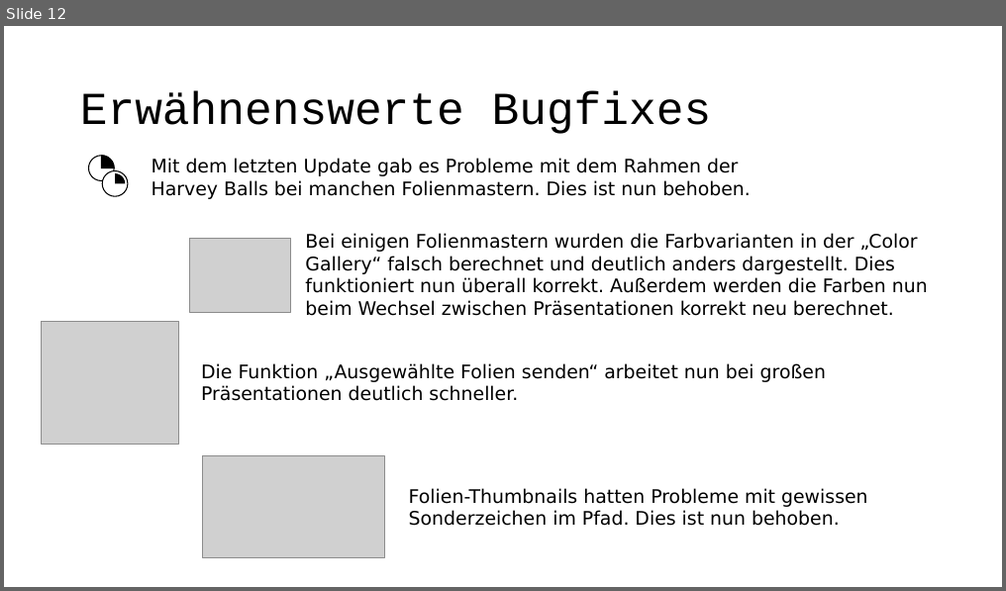
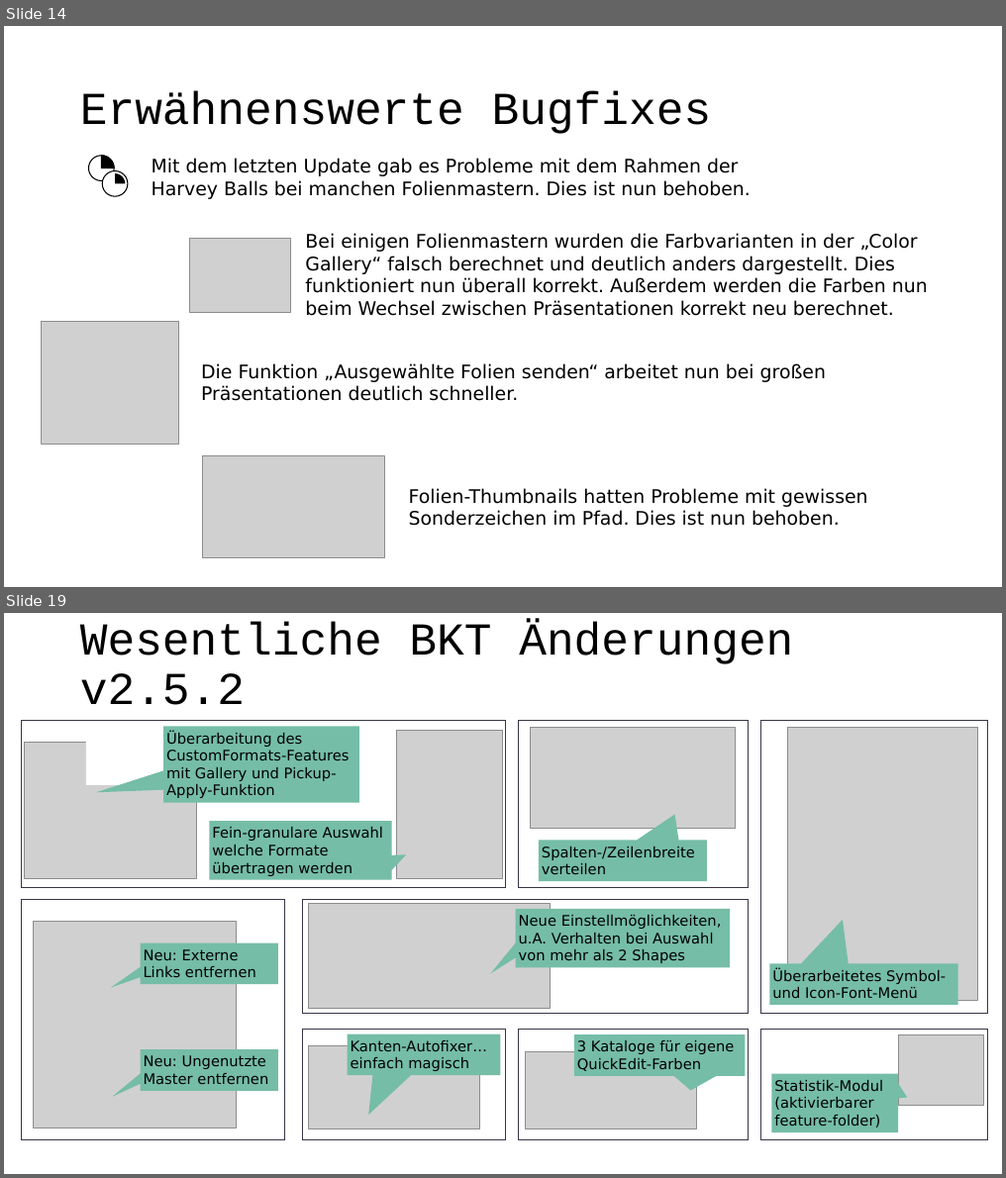
Before and after one commit to pyro-team/bkt-toolbox, a slide deck: documentation/Changelog.pptx. Shown one above the other, each under a label of ours: slide 12 before the commit, slides 14 and 19 after it; the slides between them are not shown. The pictures are 1006x591 and 1006x1178 pixels, drawn with LibreOffice and Linux fonts; fonts in the diff are those of the drawing; grey boxes stand for pictures. Boxes give left, top, right and bottom in pixels: in the first picture for what was removed or moved away, otherwise in the second. Text is boxed around its words. In the diff, an @@ line names an element or a change of style, - is before the commit and + after.

```diff
--- a/documentation/Changelog.pptx
+++ b/documentation/Changelog.pptx
@@ slide 19 added at (4,613,1002,1174), background #FFFFFF @@
@@ title added at (80,622,793,705), 44 pt, text #000000 @@
+Wesentliche BKT Änderungen v2.5.2
@@ rectangle added at (21,721,505,888), fill #FFFFFF, outline #373545 0.75 pt @@
@@ speech box added at (163,726,358,802), fill #75BDA7, 14 pt, text #000000 @@
+Überarbeitung des CustomFormats-Features mit Gallery und Pickup-Apply-Funktion
@@ picture added at (397,731,502,879) @@
@@ rectangle added at (519,721,748,888), fill #FFFFFF, outline #373545 0.75 pt @@
@@ picture added at (531,727,736,828) @@
@@ rectangle added at (761,721,987,1014), fill #FFFFFF, outline #373545 0.75 pt @@
@@ picture added at (788,728,978,1001) @@
@@ picture added at (25,742,197,878) @@
@@ rectangle added at (86,738,198,785), fill #FFFFFF @@
@@ speech box added at (209,821,392,880), fill #75BDA7, 14 pt, text #000000 @@
+Fein-granulare Auswahl welche Formate übertragen werden
@@ speech box added at (539,841,707,881), fill #75BDA7, 14 pt, text #000000 @@
+Spalten-/Zeilenbreite verteilen
@@ rectangle added at (21,900,285,1140), fill #FFFFFF, outline #373545 0.75 pt @@
@@ rectangle added at (303,900,747,1014), fill #FFFFFF, outline #373545 0.75 pt @@
@@ picture added at (309,903,549,1008) @@
@@ speech box added at (515,909,730,967), fill #75BDA7, 14 pt, text #000000 @@
+Neue Einstellmöglichkeiten, u.A. Verhalten bei Auswahl von mehr als 2 Shapes
@@ picture added at (33,922,236,1129) @@
@@ speech box added at (141,943,278,984), fill #75BDA7, 14 pt, text #000000 @@
+Neu: Externe Links entfernen
@@ speech box added at (770,964,958,1005), fill #75BDA7, 14 pt, text #000000 @@
+Überarbeitetes Symbol- und Icon-Font-Menü
@@ speech box added at (141,1051,278,1091), fill #75BDA7, 14 pt, text #000000 @@
+Neu: Ungenutzte Master entfernen
@@ rectangle added at (303,1029,506,1140), fill #FFFFFF, outline #373545 0.75 pt @@
@@ picture added at (309,1047,480,1130) @@
@@ speech box added at (347,1035,500,1075), fill #75BDA7, 14 pt, text #000000 @@
+Kanten-Autofixer… einfach magisch
@@ rectangle added at (519,1029,748,1140), fill #FFFFFF, outline #373545 0.75 pt @@
@@ picture added at (525,1052,696,1130) @@
@@ speech box added at (574,1035,746,1076), fill #75BDA7, 14 pt, text #000000 @@
+3 Kataloge für eigene QuickEdit-Farben
@@ rectangle added at (761,1029,987,1140), fill #FFFFFF, outline #373545 0.75 pt @@
@@ picture added at (899,1035,983,1106) @@
@@ speech box added at (772,1074,899,1134), fill #75BDA7, 14 pt, text #000000 @@
+Statistik-Modul (aktivierbarer feature-folder)
@@ what was slide 12 is now slide 14 @@
```
Also in this commit, not shown: 8 other slides added, 1 other file.
